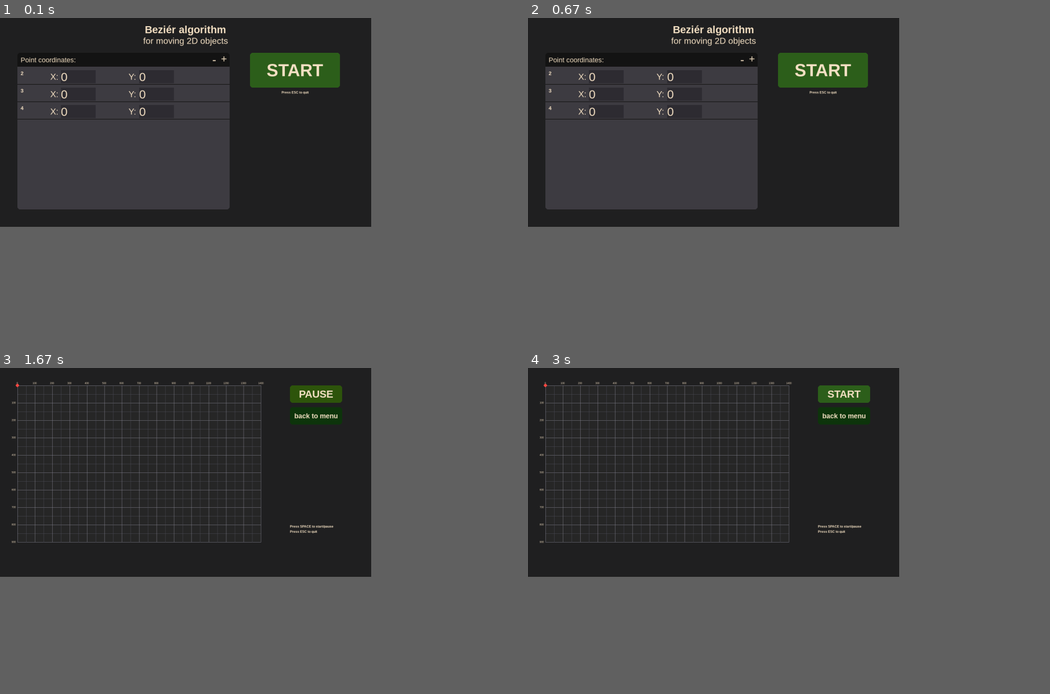
Above: before the commit, frames 1-4 (two rows, left to right).
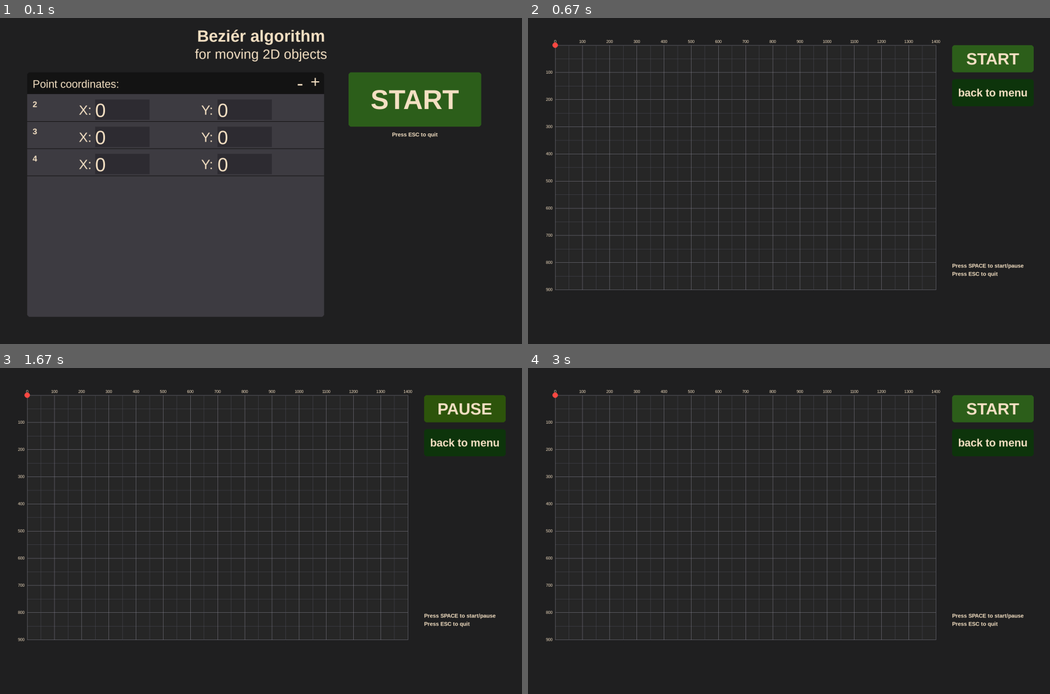
Above: after the commit, the same moments.

Repository: 0wlie22/bezier-curve-motion
Game: pygame game, started from main.py
Same seed, same stepped clock (60 frames per second), same inputs: the game is played once before the commit and once after it.
Inputs (mouse positions are in pixels of both pictures, inside the frame that each line leads up to):
- Up to frame 1 (0.1 s): no input
- Up to frame 2 (0.67 s): click (956, 171) at 0.38 s
- Up to frame 3 (1.67 s): click "START" at 0.72 s; tap Space at 1 s; click (459, 407) at 1.38 s, where only the run after the commit has a clickable "START"
- Up to frame 4 (3 s): no input
The window is 640x360 before the commit and 900x562 after it. Grey fills any space a smaller window leaves; there, only what the larger window draws over its background counts as a difference.

The runs differ from the first frame. In frame 1, 35% of the frame differs, in the area x 3-93%, y 2-92%; in frame 2, 21%; in frame 3, 8.5%; in frame 4, 8.5%.

Commit message:
Fixed curve drawing, added keyboard input (back to menu not working)

Diff:
--- a/main.py
+++ b/main.py
@@ -5,10 +5,10 @@
 
 # 1366x768 -> 1920x1200
 # WIDTH, HEIGHT = pyautogui.size()
-# WIDTH = 1920
-# HEIGHT = 1200
-WIDTH = 1366
-HEIGHT = 768
+WIDTH = 1920
+HEIGHT = 1200
+# WIDTH = 1366
+# HEIGHT = 768
 WIN = pg.display.set_mode((WIDTH, HEIGHT))
 K: float = HEIGHT / 1200
 
@@ -137,7 +137,11 @@
         pg.draw.circle(WIN, colors["line"], (x, y), 1)
 
 
-def calculate_polynomial(x_coordinates: list, y_coordinates: list, line_coord_x: list, line_coord_y: list, time: float) -> tuple[int, int]:
+def calculate_polynomial(line_coord_x: list, line_coord_y: list, time: float, coord_list: list) -> tuple[int, int]:
+    # split coordinate list into separate x and y coordinate lists
+    x_coordinates = coord_list[::2]
+    y_coordinates = coord_list[1::2]
+
     n = int(len(x_coordinates))
     x = y = 0
 
@@ -199,7 +203,7 @@
 
     draw_curve_dots(coord_list)
 
-    x, y = calculate_polynomial(x_coordinates, y_coordinates, line_coord_x, line_coord_y, time)
+    x, y = calculate_polynomial(line_coord_x, line_coord_y, time, coord_list)
     pg.draw.circle(WIN, colors["moving_dot"], (x / 100 * BLOCK + BLOCK, y / 100 * BLOCK + BLOCK), int(10 * K))
 
     # instructions
@@ -246,13 +250,9 @@
                             (7 * BLOCK) + (int((HEIGHT - 4 * BLOCK) / 4)):
                         menu = False
 
-                        # split coordinate list into separate x and y coordinate lists
-                        x_coordinates = coord_list[::2]
-                        y_coordinates = coord_list[1::2]
-
                         # fill the list with line coordinate values
                         while time <= 1:
-                            calculate_polynomial(x_coordinates, y_coordinates, line_coord_x, line_coord_y, time)
+                            calculate_polynomial(line_coord_x, line_coord_y, time, coord_list)
                             time += 0.001
                         time = 0
 
